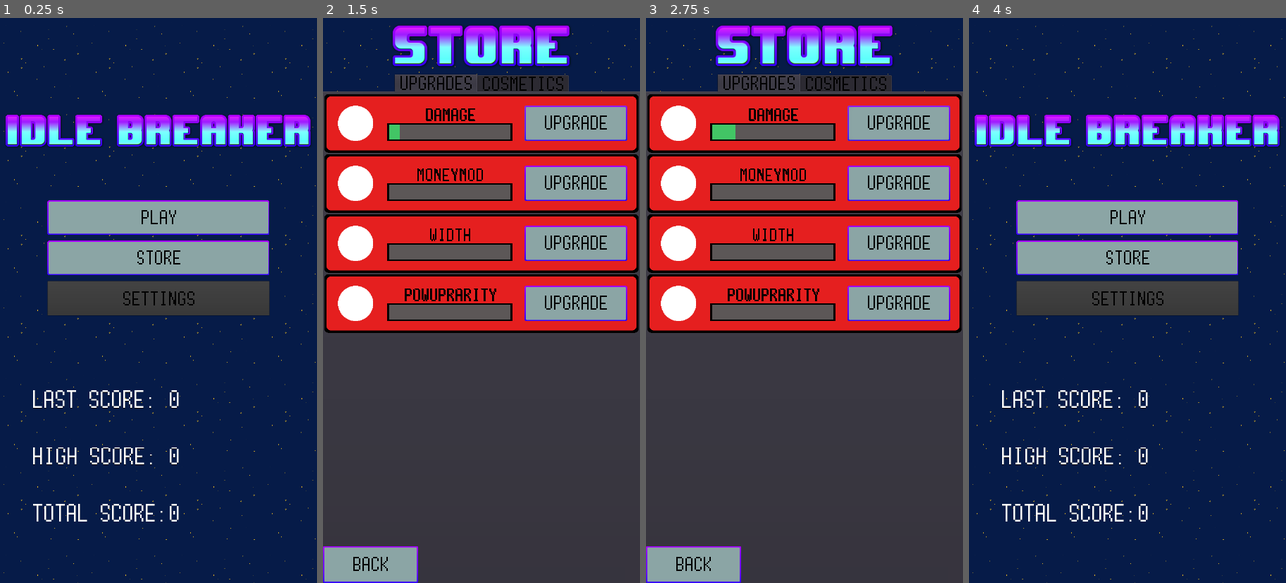
Above: before the commit, frames 1-4 (left to right).
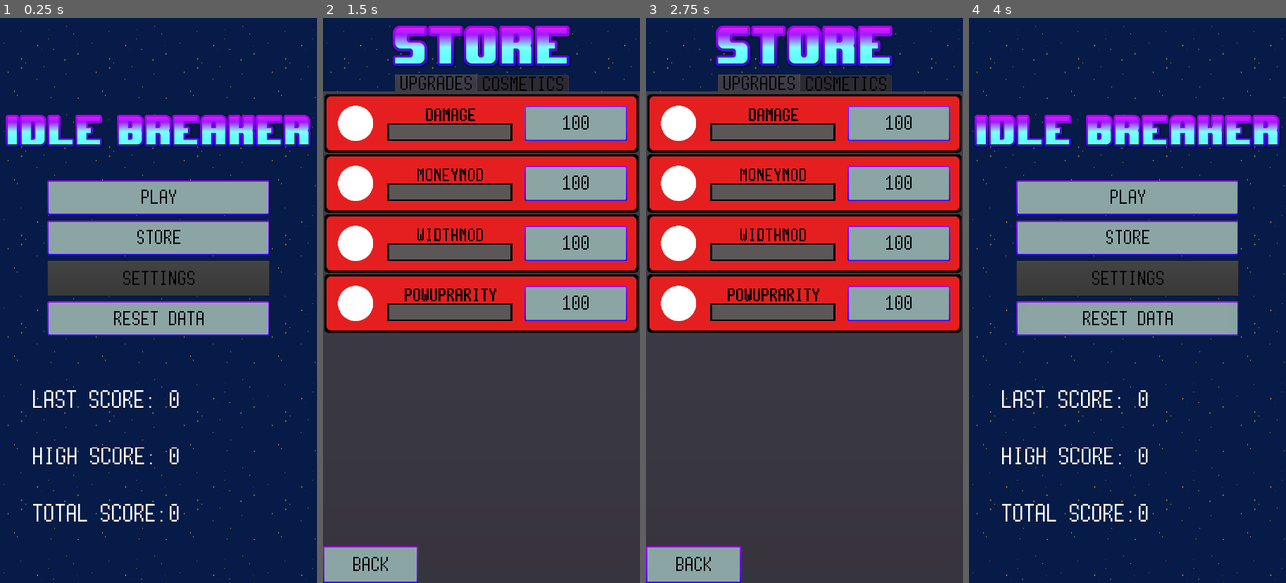
Above: after the commit, the same moments.

Repository: Thallium204/Breakout
Game: Godot game, scene res://Scenes/Menu.tscn
Same seed, same stepped clock (60 frames per second), same inputs: the game is played once before the commit and once after it. Sound files missing from this copy of the repository are replaced by a short silence.
Inputs (mouse positions are in pixels of both pictures, inside the frame that each line leads up to):
- Up to frame 1 (0.25 s): no input
- Up to frame 2 (1.5 s): click "Store" at 0.5 s; click (576, 125) at 1.25 s, where only the run before the commit has a clickable "Upgrade"
- Up to frame 3 (2.75 s): click (899, 125) at 2 s, where only the run after the commit has a clickable "100"
- Up to frame 4 (4 s): click "Back" at 2.75 s; click (1127, 317) at 3.5 s, where only the run after the commit has a clickable "Reset data"

The runs differ from the first frame. In frame 1, 13% of the frame differs, in the area x 14-85%, y 28-57%; in frame 2, 0.9%; in frame 3, 1.0%; in frame 4, 13%, in the area x 14-86%, y 28-57%.

Commit message:
Continued Store functionality, added reset button

Diff:
--- a/Scenes/Menu.tscn
+++ b/Scenes/Menu.tscn
@@ -45,29 +45,38 @@
 }
 
 [node name="btnPlay" type="Button" parent="contButtons"]
-margin_top = 137.0
+margin_top = 68.0
 margin_right = 756.0
-margin_bottom = 256.056
+margin_bottom = 187.056
 text = "Play"
 __meta__ = {
 "_edit_use_anchors_": false
 }
 
 [node name="btnStore" type="Button" parent="contButtons"]
-margin_top = 276.0
+margin_top = 207.0
 margin_right = 756.0
-margin_bottom = 395.056
+margin_bottom = 326.056
 text = "Store"
 __meta__ = {
 "_edit_use_anchors_": false
 }
 
 [node name="btnSettings" type="Button" parent="contButtons"]
-margin_top = 415.0
+margin_top = 346.0
 margin_right = 756.0
-margin_bottom = 534.056
+margin_bottom = 465.056
 disabled = true
 text = "Settings"
+__meta__ = {
+"_edit_use_anchors_": false
+}
+
+[node name="btnReset" type="Button" parent="contButtons"]
+margin_top = 485.0
+margin_right = 756.0
+margin_bottom = 604.056
+text = "Reset data"
 __meta__ = {
 "_edit_use_anchors_": false
 }
@@ -77,3 +86,4 @@
 anchor_bottom = 0.9
 [connection signal="pressed" from="contButtons/btnPlay" to="." method="_on_btnPlay_pressed"]
 [connection signal="pressed" from="contButtons/btnStore" to="." method="_on_btnStore_pressed"]
+[connection signal="pressed" from="contButtons/btnReset" to="." method="_on_btnReset_pressed"]
--- a/Scripts/Globals.gd
+++ b/Scripts/Globals.gd
@@ -6,36 +6,93 @@
 
 var objects = {
 	"ball": {
-		"damage": [1, 1.3, 1.7, 2.2, 2.8, 3.5, 4.3, 5.2, 6.2, 7.3], #BIGDAMAGE
-		"moneyMod": [1, 1.1, 1.2, 1.3, 1.4, 1.5, 1.6, 1.7, 1.8, 2],
+		"damage": {
+			"levels": [1, 1.3, 1.7, 2.2, 2.8, 3.5, 4.3, 5.2, 6.2, 7.3],
+			"baseCost": 100,
+			"modCost": 1.5
+		}, #BIGDAMAGE
+
+		"moneyMod": {
+			"levels": [1, 1.1, 1.2, 1.3, 1.4, 1.5, 1.6, 1.7, 1.8, 2],
+			"baseCost": 100,
+			"modCost": 1.5
+		},
+
 	},
 	"bar": {
-		"width": [1, 1.1, 1.2, 1.3, 1.4, 1.5, 1.6, 1.7, 1.8, 2]
+		"widthMod": {
+			"levels": [1, 1.1, 1.2, 1.3, 1.4, 1.5, 1.6, 1.7, 1.8, 2],
+			"baseCost": 100,
+			"modCost": 1.5
+		},
+
 	},
 	"bricks": {
-		"powupRarity": [0.02, 0.03, 0.04, 0.05, 0.06, 0.07, 0.08, 0.09, 0.1, 0.11]
+		"powupRarity": {
+			"levels": [0.02, 0.03, 0.04, 0.05, 0.06, 0.07, 0.08, 0.09, 0.1, 0.11],
+			"baseCost": 100,
+			"modCost": 1.5
+		},
 	}
 }
 
-var upgs = {
-	"ball": {
-		"damage": 0,
-		"moneyMod": 0
-	},
-	"bar": {
-		"width": 0
-	},
-	"bricks": {
-		"powupRarity": 0
+var upgs = {}
+
+func _ready():
+	createUpgs()
+	loadGame()
+
+func createUpgs():
+	upgs = {
+		"ball": {
+			"damage": 0,
+			"moneyMod": 0
+		},
+		"bar": {
+			"widthMod": 0
+		},
+		"bricks": {
+			"powupRarity": 0
+		}
 	}
-}
 
+func isMaxedOut(objName, upgName):
+	return getUpgradeIndex(objName, upgName) == getUpgradeMaxIndex(objName, upgName)
 
-func getUpgradeLevel(objName, upgName):
+func getObjectData(objName: String):
+	var objData = {}
+	for upgName in objects[objName]:
+		objData[upgName] = getUpgradeValue(objName, upgName)
+	return objData
+
+func getUpgradeIndex(objName, upgName):
 	return upgs[objName][upgName]
 
+func getUpgradeMaxIndex(objName, upgName):
+	return getUpgradeData(objName, upgName)["levels"].size() - 1
+
 func upgrade(objName, upgName):
+	if getUpgradeIndex(objName, upgName) >= getUpgradeMaxIndex(objName, upgName):
+		print("Already maxed out")
+		return
+	var price = getUpgradeCost(objName, upgName)
+	if totalScore < price:
+		print("Stop being poor")
+		return
 	upgs[objName][upgName] += 1
+	totalScore -= price
+	saveGame()
+
+func getUpgradeValue(objName, upgName):
+	return getUpgradeData(objName, upgName) ["levels"] [getUpgradeIndex(objName, upgName)]
+
+func getUpgradeCost(objName, upgName):
+	var upgData = getUpgradeData(objName, upgName)
+	var price = upgData["baseCost"] * pow(upgData["modCost"], getUpgradeIndex(objName, upgName))
+	return ceil(price)
+
+func getUpgradeData(objName, upgName):
+	return objects[objName][upgName]
 
 func resetScore():
 	score = 0
@@ -44,11 +101,12 @@
 	if score > highScore:
 		highScore = score
 	totalScore += score
+	saveGame()
 
 func addToScore(scr):
-	score += scr
+	score += scr * getUpgradeValue("ball", "moneyMod")
 	get_tree().call_group("scoreUI","updateUI")
-
+	saveGame()
 
 
 
@@ -58,7 +116,8 @@
 	var scoreData = {
 		"score": score,
 		"highScore": highScore,
-		"totalScore": totalScore
+		"totalScore": totalScore,
+		"upgs": upgs
 	}
 	return scoreData
 
@@ -77,3 +136,11 @@
 	var saveData = parse_json(saveFile.get_line())
 	for key in saveData:
 		set(key, saveData[key])
+
+func resetData():
+	score = 0
+	highScore = 0
+	totalScore = 0
+	createUpgs()
+	saveGame()
+	get_tree().call_group("scoreUI", "updateUI")
--- a/Scripts/Menu.gd
+++ b/Scripts/Menu.gd
@@ -1,7 +1,6 @@
 extends Control
 
 func _ready():
-	Globals.loadGame()
 	get_node("contScores").updateUI()
 
 func _on_btnPlay_pressed():
@@ -9,3 +8,7 @@
 
 func _on_btnStore_pressed():
 	get_tree().change_scene("res://Scenes/Store.tscn")
+
+
+func _on_btnReset_pressed():
+	Globals.resetData()
--- a/Scripts/UpgradeNode.gd
+++ b/Scripts/UpgradeNode.gd
@@ -2,21 +2,20 @@
 
 var objName: String
 var upgName: String
-var upgArray: Array
 
 
-func configure(objName_pass, upgName_pass, upgArray_pass):
+func configure(objName_pass, upgName_pass):
 	objName = objName_pass
 	upgName = upgName_pass
-	upgArray = upgArray_pass
+
 	updateUI()
 
 func updateUI():
 	#$texObject.texture = load("path to texture")
 	$labStat.text = upgName.to_upper()
-	$progLevel.value = 100 * Globals.getUpgradeLevel(objName, upgName) / upgArray.size()
-	#$btnUpgrade.text = cost of the upgrade
-
+	$progLevel.value = 100 * Globals.getUpgradeIndex(objName, upgName) / Globals.getUpgradeMaxIndex(objName, upgName)
+	$btnUpgrade.text = str(Globals.getUpgradeCost(objName, upgName))
+	$btnUpgrade.disabled = Globals.isMaxedOut(objName, upgName)
 
 func _on_btnUpgrade_pressed():
 	Globals.upgrade(objName, upgName)
--- a/Scripts/Upgrades.gd
+++ b/Scripts/Upgrades.gd
@@ -8,5 +8,5 @@
 		var dictUpgrades = Globals.objects[objName]
 		for upgName in dictUpgrades:
 			var UpgradeNode = UpgradeNode_load.instance()
-			UpgradeNode.configure(objName, upgName, dictUpgrades[upgName])
+			UpgradeNode.configure(objName, upgName)
 			$vboxUpgrades.add_child(UpgradeNode)
--- a/Scripts/objBall.gd
+++ b/Scripts/objBall.gd
@@ -5,11 +5,13 @@
 var direVec
 var arc = 0.3
 var speed = 8
-var ballDamage = 1
+var ballDamage: float
 var overKill = 3.5
 
 
 func _ready():
+	var ballData = Globals.getObjectData("ball")
+	ballDamage = ballData["damage"]
 	direVec = Vector2(rand_range(-1, 1), rand_range(-arc, -1)).normalized()
 
 func correctAngle():
--- a/Scripts/objBar.gd
+++ b/Scripts/objBar.gd
@@ -4,7 +4,11 @@
 
 export(Vector2) var barSize
 
+var widthMod: float
+
 func _ready():
+	var barData = Globals.getObjectData("bar")
+	widthMod = barData["widthMod"]
 	updateBarSize()
 
 func _input(event):
@@ -15,9 +19,10 @@
 	$colorSides/labCoins.text = str(Globals.score)
 
 func updateBarSize():
-	colorSides.margin_left = - barSize.x / 2
-	colorSides.margin_right = barSize.x / 2
+	var barWidth = barSize.x * widthMod
+	colorSides.margin_left = - barWidth / 2
+	colorSides.margin_right = barWidth / 2
 	colorSides.margin_top = - barSize.y / 2
 	colorSides.margin_bottom = barSize.y / 2
 	$shapeBar.shape.radius = barSize.y / 2
-	$shapeBar.shape.height = barSize.x - barSize.y
+	$shapeBar.shape.height = barWidth - barSize.y
